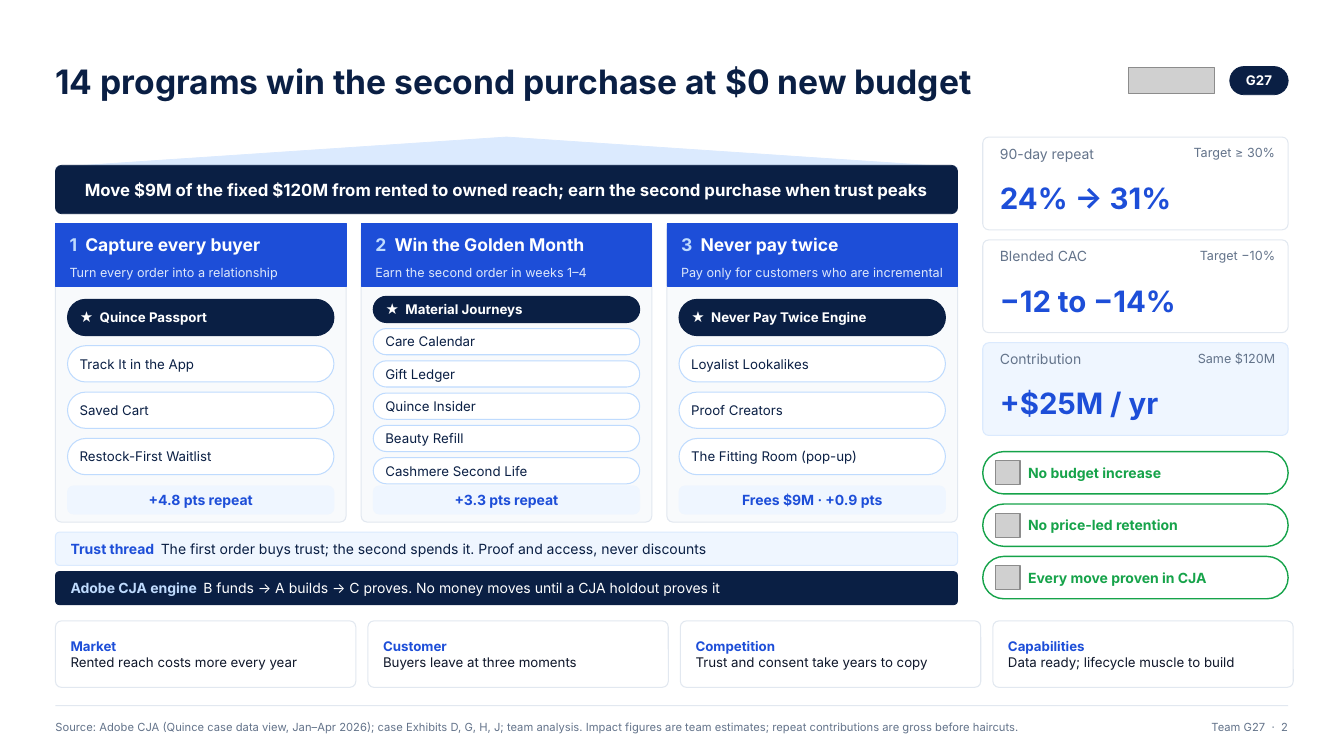
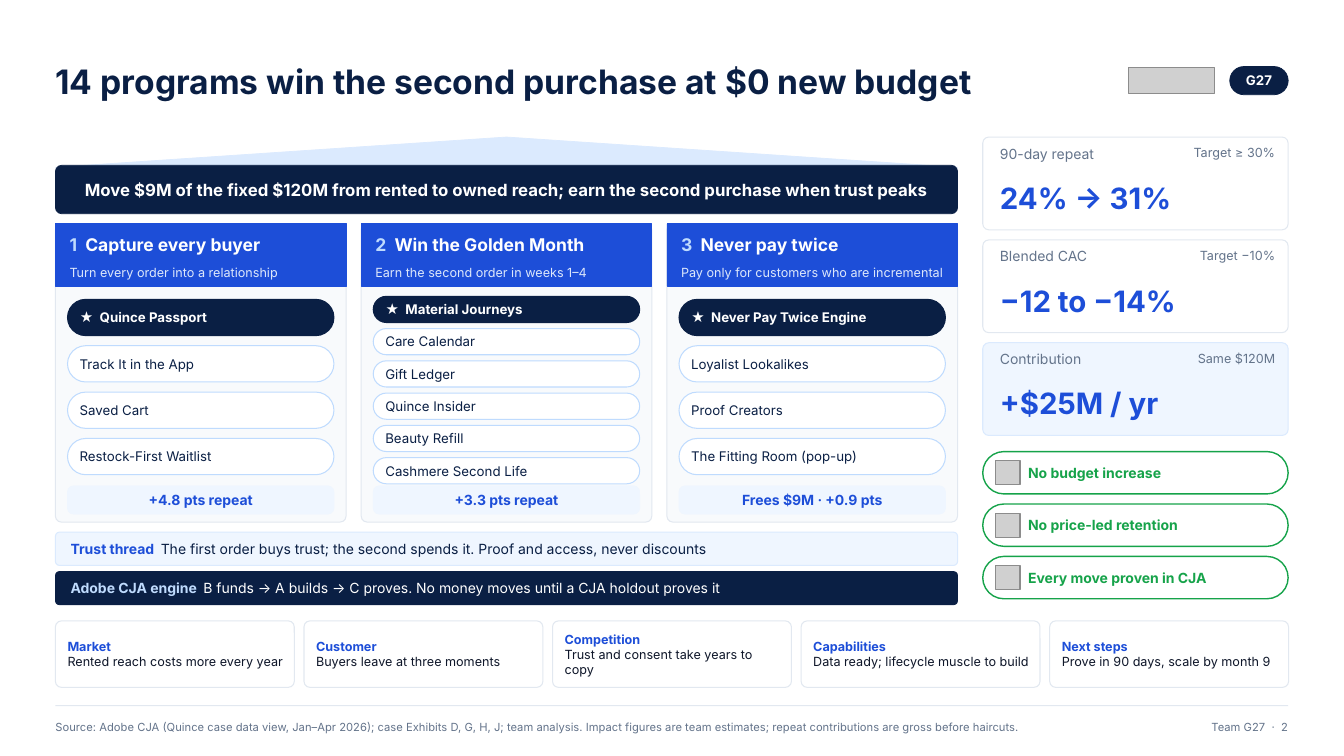
Before and after one commit to ANNYM25/Quince, a slide deck: slide 2 of deck/Team G27.pptx. Drawn at 1344x756 pixels with LibreOffice and Linux fonts; fonts in the diff are those of the drawing; grey boxes stand for pictures. Boxes give left, top, right and bottom in pixels: in the first picture for what was removed or moved away, otherwise in the second. Text is boxed around its words. In the diff, an @@ line names an element or a change of style, - is before the commit and + after.

```diff
--- a/deck/Team G27.pptx
+++ b/deck/Team G27.pptx
@@ rounded rectangle: place and size @@
-rounded rectangle at [55, 621, 356, 688]
+rounded rectangle at [55, 621, 294, 688]
@@ rounded rectangle: place and size @@
-rounded rectangle at [368, 621, 668, 688]
+rounded rectangle at [304, 621, 543, 688]
@@ text "Customer": place and size @@
-text "Customer" at [383, 641, 577, 670]
+text "Customer" at [316, 641, 500, 669]
@@ rounded rectangle: place and size @@
-rounded rectangle at [681, 621, 981, 688]
+rounded rectangle at [553, 621, 791, 688]
@@ text "Competition": place and size @@
-text "Competition" at [696, 641, 928, 670]
+text "Competition" at [565, 634, 753, 677]
@@ rounded rectangle: place and size @@
-rounded rectangle at [993, 621, 1294, 688]
+rounded rectangle at [802, 621, 1041, 688]
@@ size 9.5 to 9 pt in 4 elements at [68, 642, 283, 669], [316, 641, 500, 669], [565, 634, 753, 677], [813, 641, 1029, 669] @@
@@ text "Capabilities": place and size @@
-text "Capabilities" at [1008, 641, 1235, 670]
+text "Capabilities" at [813, 641, 1029, 669]
@@ rounded rectangle added at [1050, 621, 1289, 688], fill #FFFFFF, outline #E2E8F0 0.75 pt @@
@@ text added at [1062, 642, 1271, 669], 9 pt, text #0F172A @@
+Next steps
+Prove in 90 days, scale by month 9
```
Also in this commit, not shown: 4 other slides changed, 1 slide added, 16 slides removed, 3 other files.
